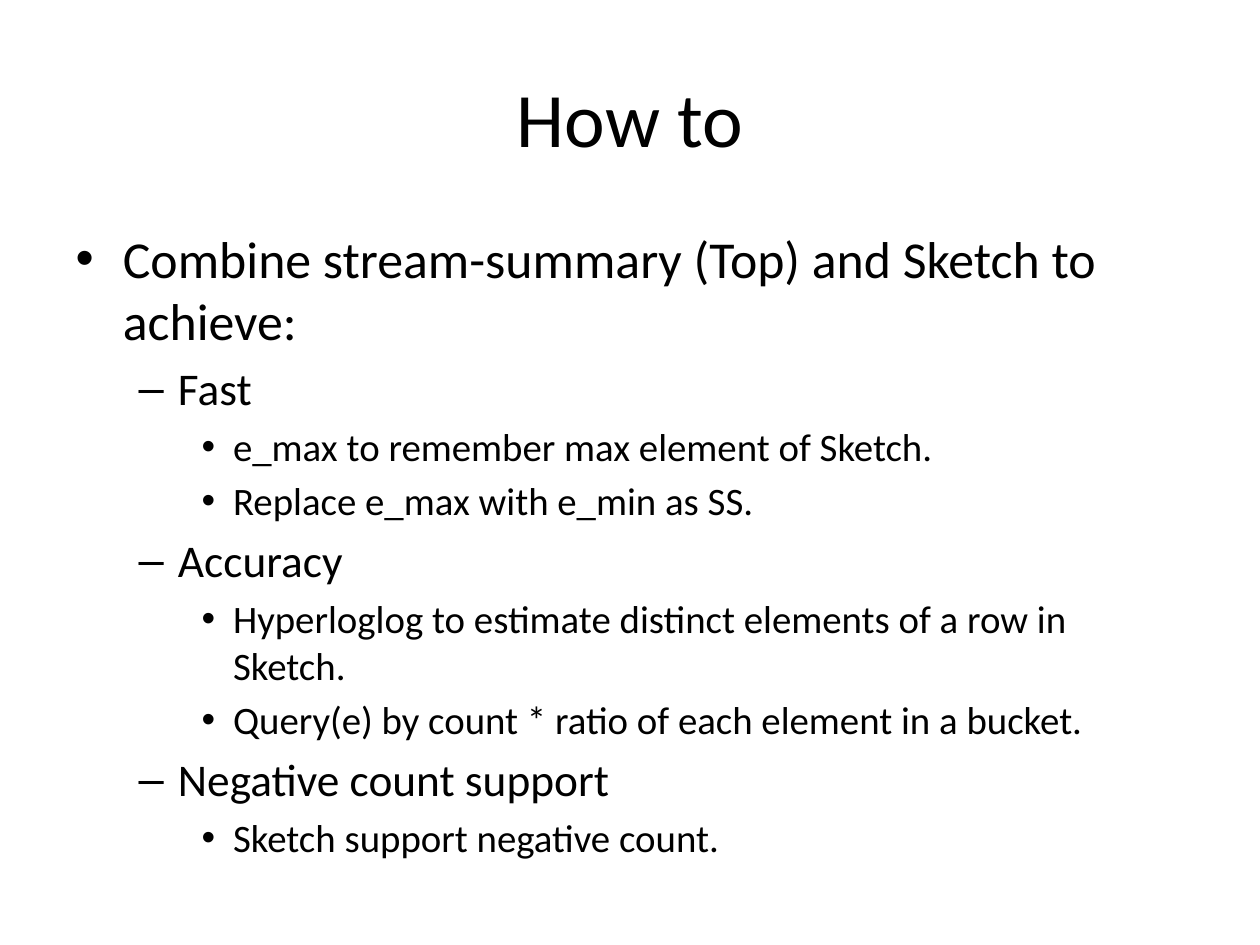
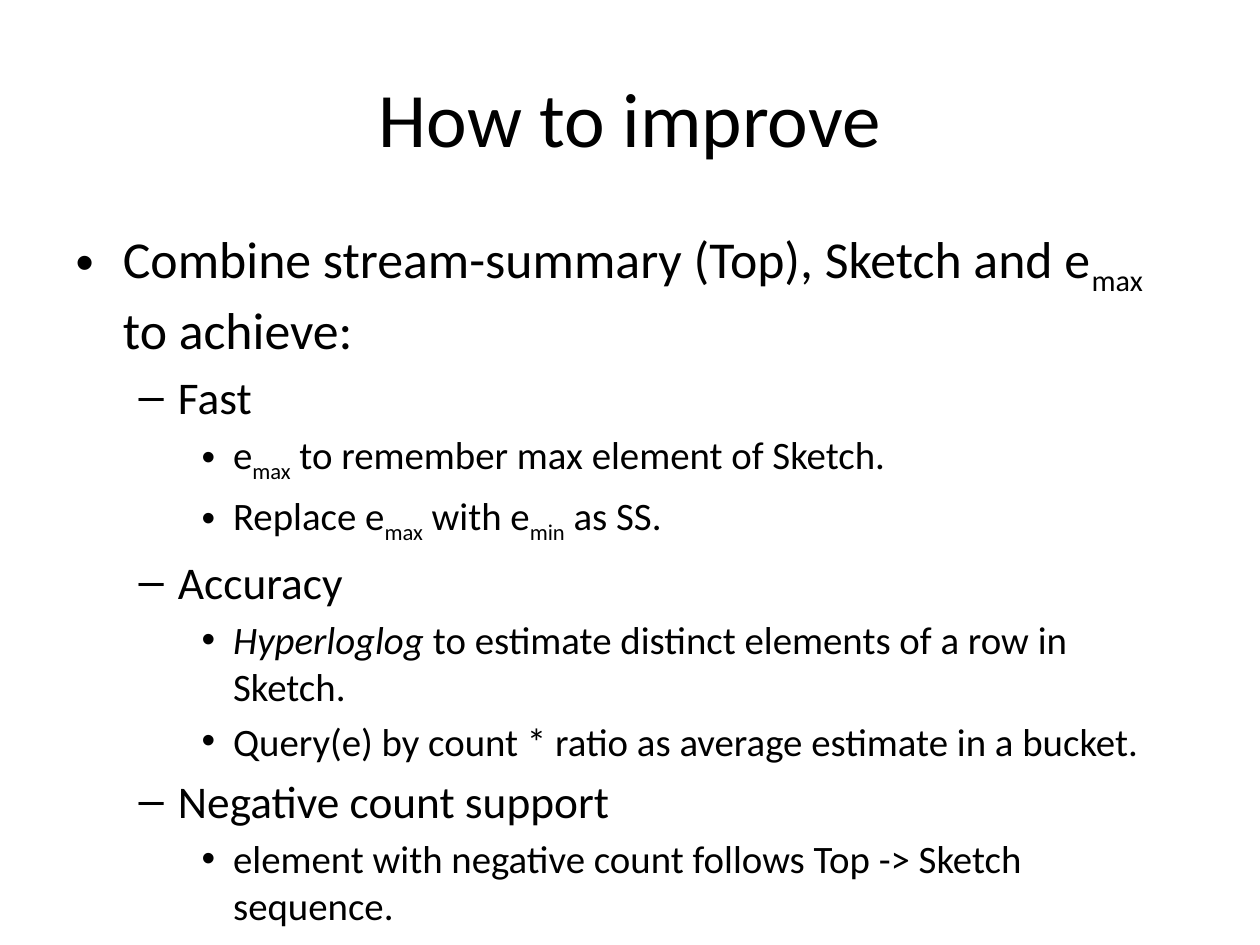
Before and after one commit to peropero1/Python, a slide deck: slide 3 of result/report.pptx. Drawn at 1260x945 pixels with LibreOffice and Linux fonts; fonts in the diff are those of the drawing. Boxes give left, top, right and bottom in pixels: in the first picture for what was removed or moved away, otherwise in the second. Text is boxed around its words. In the diff, an @@ line names an element or a change of style, - is before the commit and + after.

```diff
--- a/result/report.pptx
+++ b/result/report.pptx
@@ title at [379,94,881,160]: text changed @@
-How to
+How to improve
@@ text at [123,240,1052,350]: text changed @@
-• Combine stream-summary (Top) and Sketch to achieve:
+• Combine stream-summary (Top), Sketch and emax to achieve:
@@ text at [233,442,884,537]: text changed @@
-    • e_max to remember max element of Sketch.
-    • Replace e_max with e_min as SS.
+    • emax to remember max element of Sketch.
+    • Replace emax with emin as SS.
@@ text at [233,627,1067,702]: italic on in "Hyperloglog" @@
@@ text at [233,727,1138,763]: text changed @@
-    • Query(e) by count * ratio of each element in a bucket.
+    • Query(e) by count * ratio as average estimate in a bucket.
@@ text at [233,846,1022,927]: text changed @@
-    • Sketch support negative count.
+    • element with negative count follows Top -> Sketch sequence.
```
Also in this commit, not shown: 2 other slides changed, 1 slide added, 4 slides removed, 13 other files.
